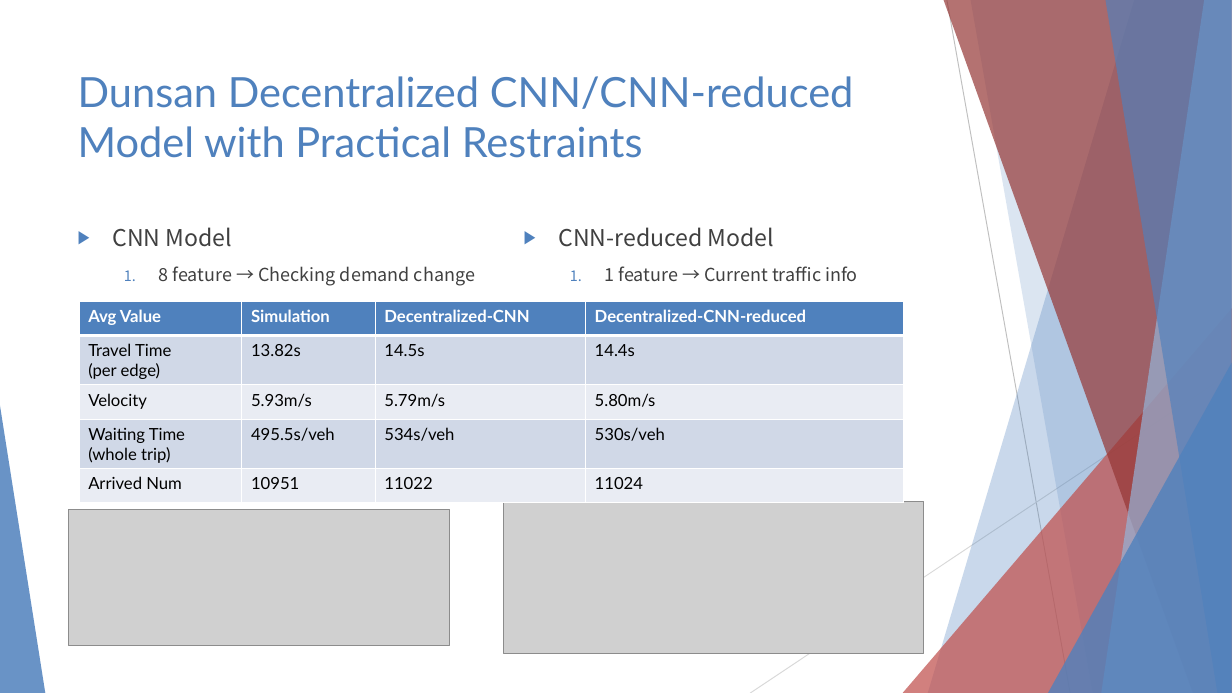
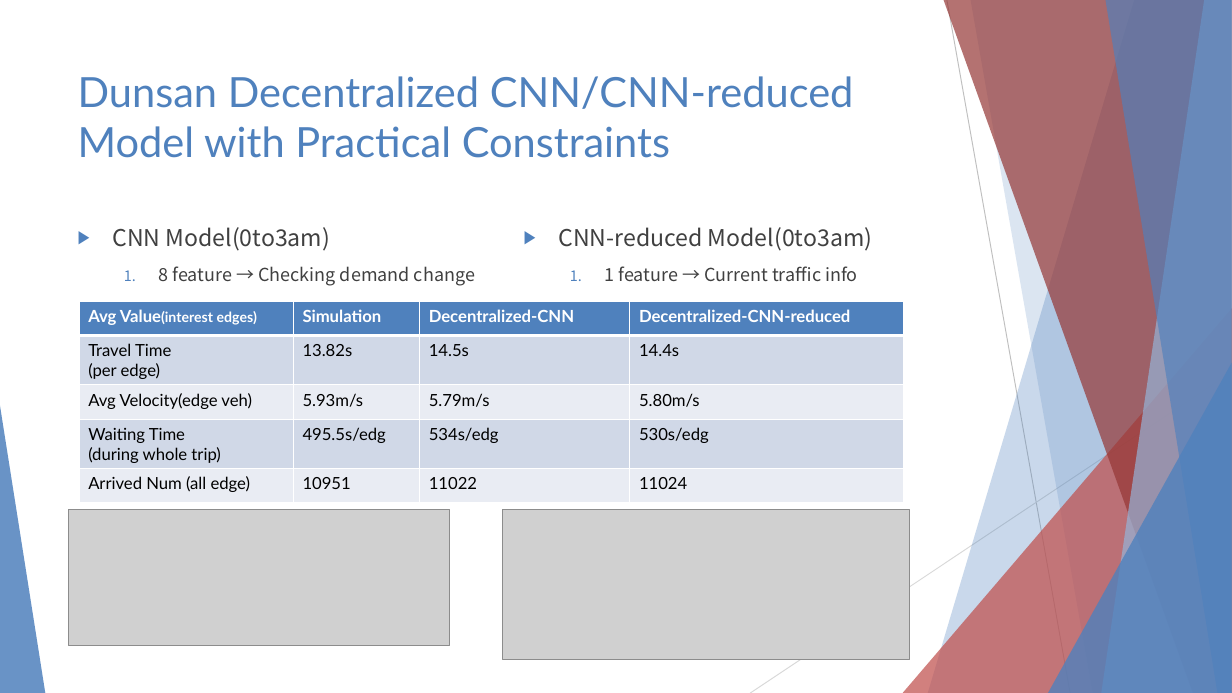
Before and after one commit to 3neutronstar/rl-constraints-traffic, a slide deck: slide 13 of Traffic Optimization Final Speech.pptx. Drawn at 1232x693 pixels with LibreOffice and Linux fonts; fonts in the diff are those of the drawing; grey boxes stand for pictures. Boxes give left, top, right and bottom in pixels: in the first picture for what was removed or moved away, otherwise in the second. Text is boxed around its words. In the diff, an @@ line names an element or a change of style, - is before the commit and + after.

Commit message:
change the value of it

```diff
--- a/Traffic Optimization Final Speech.pptx
+++ b/Traffic Optimization Final Speech.pptx
@@ title at (78,76,854,158): text changed @@
-Dunsan Decentralized CNN/CNN-reduced Model with Practical Restraints
+Dunsan Decentralized CNN/CNN-reduced Model with Practical Constraints
@@ text at (112,227,330,251): text changed @@
-▶ CNN Model
+▶ CNN Model(0to3am)
@@ text at (558,227,872,251): text changed @@
-▶ CNN-reduced Model
+▶ CNN-reduced Model(0to3am)
@@ table at (79,301,906,503) @@
-row 1, column 1: Avg Value
+row 1, column 1: Avg Value(interest edges)
-row 3, column 1: Velocity
+row 3, column 1: Avg Velocity(edge veh)
-row 4: Waiting Time (whole trip) | 495.5s/veh | 534s/veh | 530s/veh
+row 4: Waiting Time (during whole trip) | 495.5s/edg | 534s/edg | 530s/edg
-row 5, column 1: Arrived Num
+row 5, column 1: Arrived Num (all edge)
@@ picture: place and size @@
-picture at (504,501,924,653)
+picture at (503,509,909,660)
```
Also in this commit, not shown: 11 other slides changed, 3 slides added, 3 other files.
